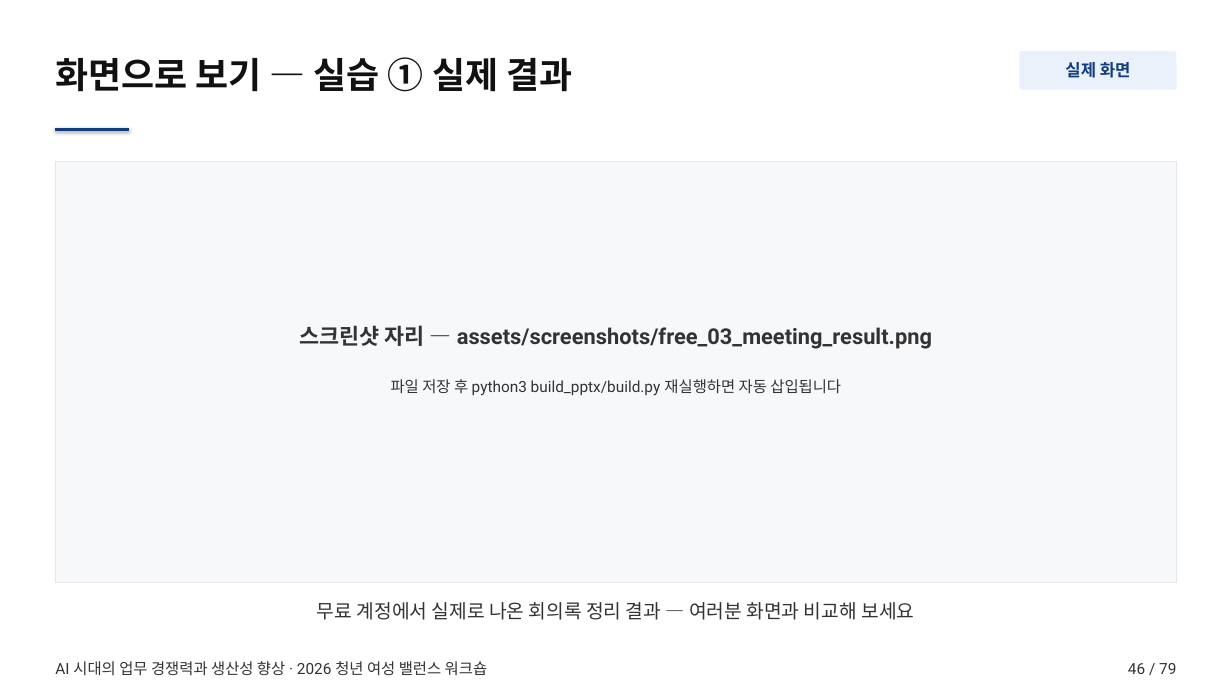
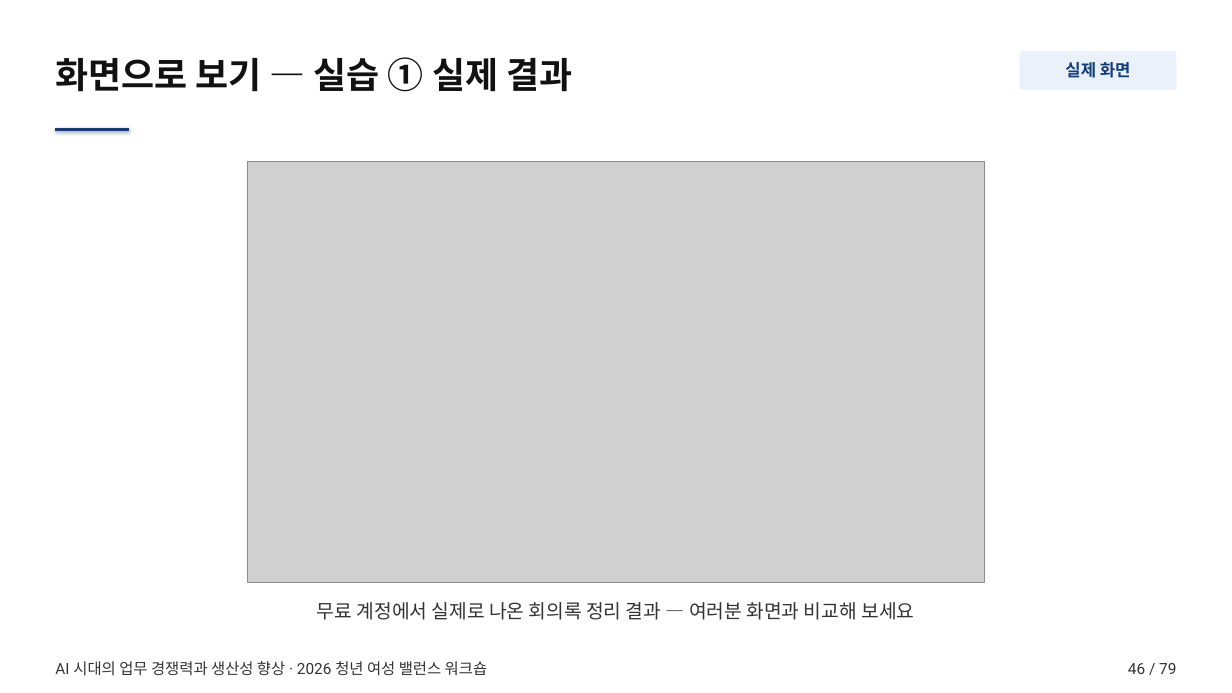
Before and after one commit to smilesjcha/how-to-work-better, a slide deck: slide 46 of lectures/20260723-worklife-ax-workshop/output/worklife-ax-workshop.pptx. Drawn at 1232x693 pixels with LibreOffice and Linux fonts; fonts in the diff are those of the drawing; grey boxes stand for pictures. Boxes give left, top, right and bottom in pixels: in the first picture for what was removed or moved away, otherwise in the second. Text is boxed around its words. In the diff, an @@ line names an element or a change of style, - is before the commit and + after.

Commit message:
build: 무료 Claude 실습 스크린샷 4장 삽입

```diff
--- a/lectures/20260723-worklife-ax-workshop/output/worklife-ax-workshop.pptx
+++ b/lectures/20260723-worklife-ax-workshop/output/worklife-ax-workshop.pptx
@@ rectangle removed at (x1=55, y1=162, x2=1177, y2=582) @@
@@ picture added at (x1=248, y1=162, x2=985, y2=582) @@
@@ text removed at (x1=299, y1=325, x2=932, y2=349) @@
-스크린샷 자리 — assets/screenshots/free_03_meeting_result.png
@@ text removed at (x1=391, y1=379, x2=841, y2=396) @@
-파일 저장 후 python3 build_pptx/build.py 재실행하면 자동 삽입됩니다
```
Also in this commit, not shown: 3 other slides changed, 6 other files.
